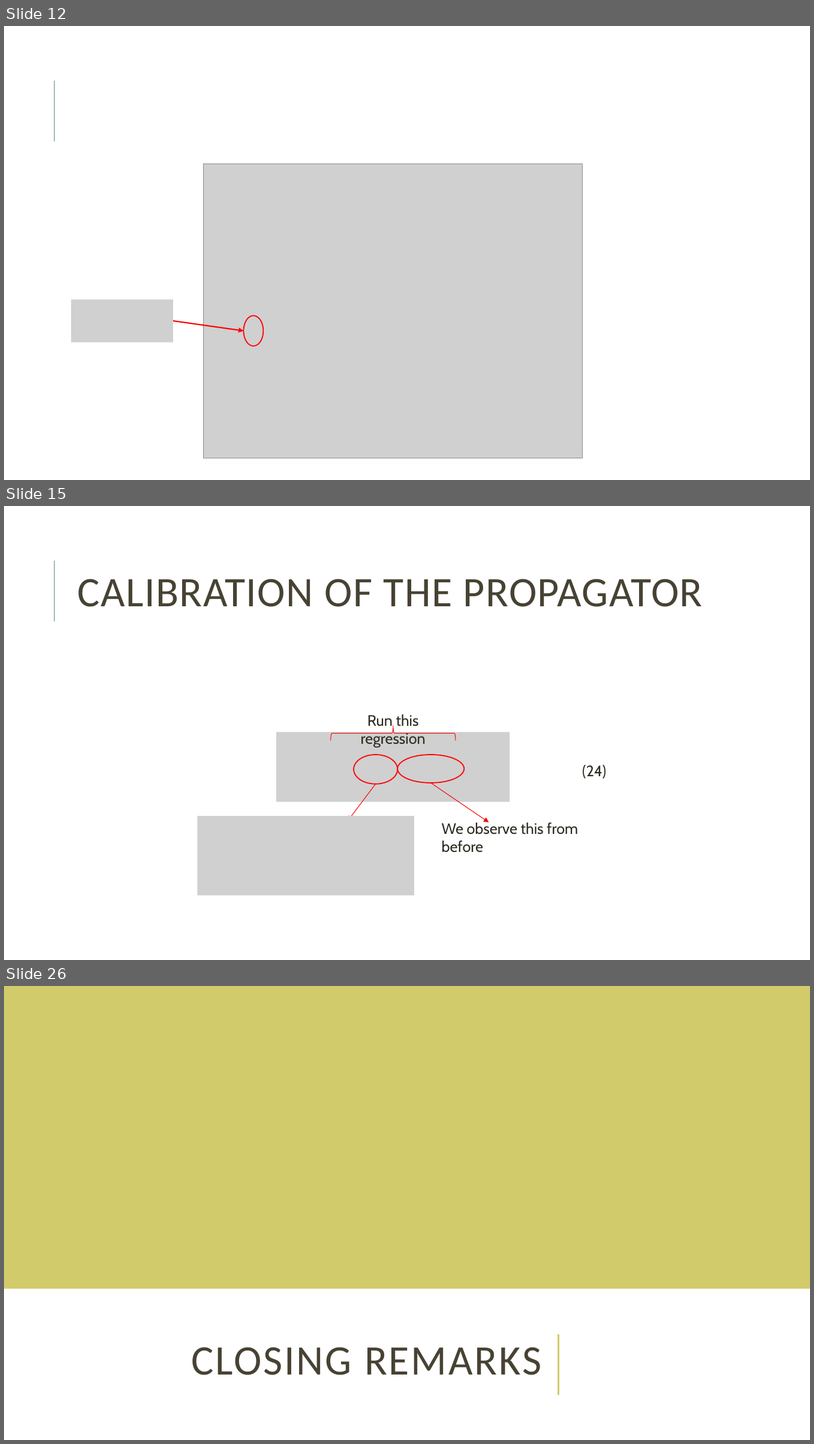
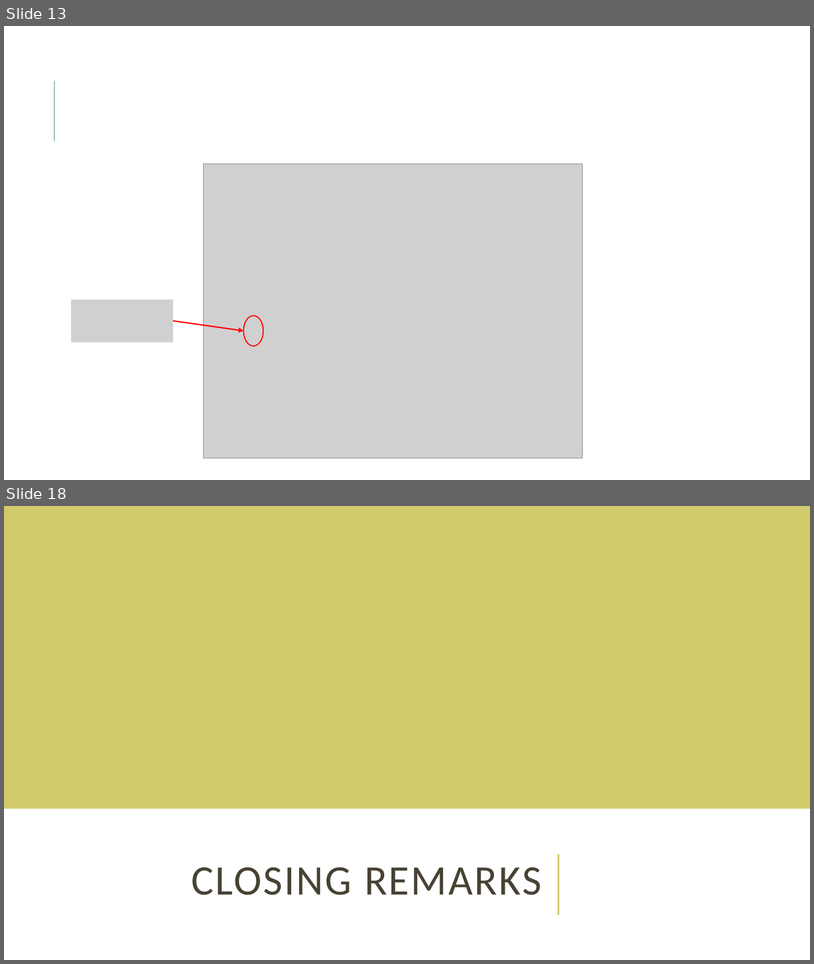
Before and after one commit to ef4s/RoughVol, a slide deck: Volatility Is Rough.pptx. Shown one above the other, each under a label of ours: slides 12, 15 and 26 before the commit, slides 13 and 18 after it; the slides between them are not shown. The pictures are 814x1444 and 814x964 pixels, drawn with LibreOffice and Linux fonts; fonts in the diff are those of the drawing; grey boxes stand for pictures. Boxes give left, top, right and bottom in pixels: in the first picture for what was removed or moved away, otherwise in the second. Text is boxed around its words. In the diff, an @@ line names an element or a change of style, - is before the commit and + after.

```diff
--- a/Volatility Is Rough.pptx
+++ b/Volatility Is Rough.pptx
@@ slide 15 removed at (4,506,810,960), background #FFFFFF; not listed: 1 template element that a slide beside it also shows @@
@@ title removed at (78,579,703,607) @@
-CALIBRATION OF THE PROPAGATOR
@@ text removed at (361,714,426,747) @@
-Run this regression
@@ picture removed at (276,732,510,802) @@
@@ right brace removed at (331,726,456,741) @@
@@ ellipse removed at (354,754,398,784) @@
@@ ellipse removed at (398,754,464,783) @@
@@ text removed at (582,765,606,778) @@
-(24)
@@ arrow removed from (376, 784) to (348, 820) @@
@@ arrow removed from (431, 783) to (489, 822) @@
@@ picture removed at (198,816,415,895) @@
@@ text removed at (442,821,578,852) @@
-We observe this from before
@@ what was slide 12 is now slide 13 @@
@@ what was slide 26 is now slide 18 @@
```
Also in this commit, not shown: 8 slides changed, 5 slides added, 13 other slides removed, 7 other files.
